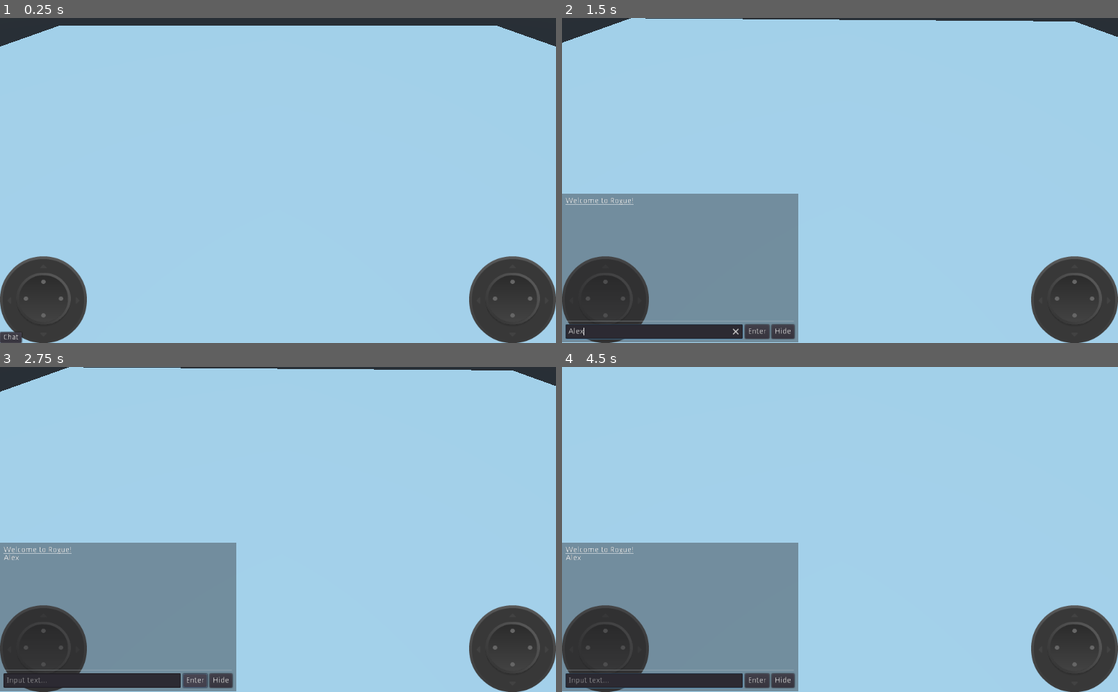
Above: before the commit, frames 1-4 (two rows, left to right).
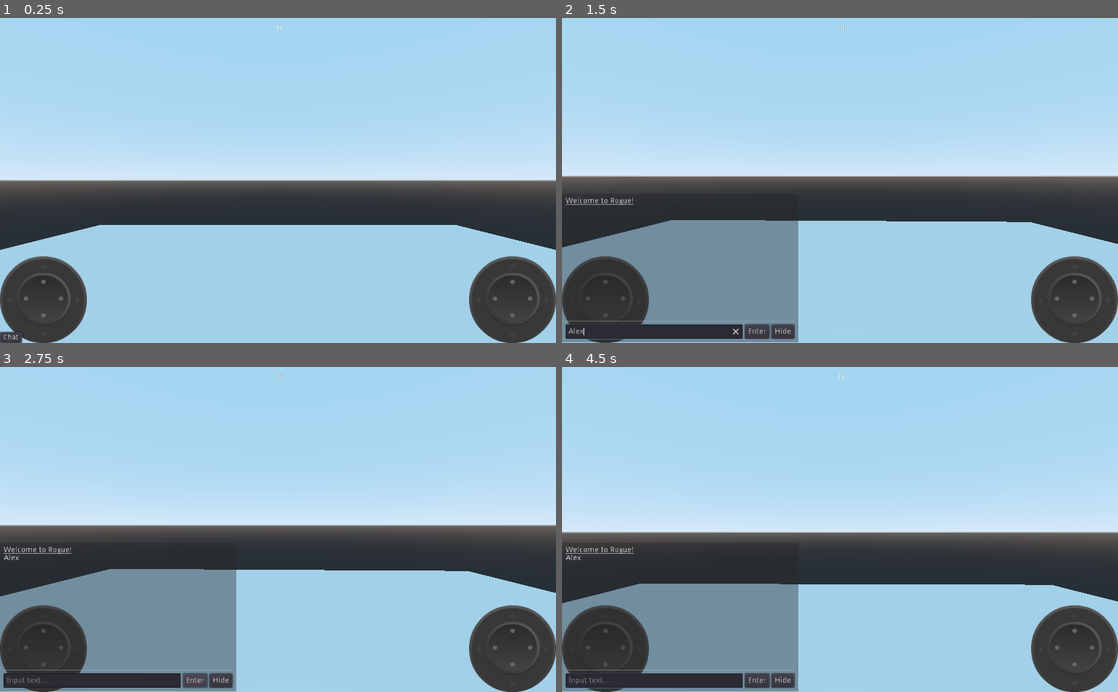
Above: after the commit, the same moments.

Repository: ClarkThyLord/Rogue
Game: Godot game, scene res://World.tscn
Same seed, same stepped clock (60 frames per second), same inputs: the game is played once before the commit and once after it.
Inputs (mouse positions are in pixels of both pictures, inside the frame that each line leads up to):
- Up to frame 1 (0.25 s): no input
- Up to frame 2 (1.5 s): click "Chat" at 0.5 s; click (656, 330) at 1.27 s; type "Alex" at 1.35 s
- Up to frame 3 (2.75 s): click "Enter" at 2 s
- Up to frame 4 (4.5 s): click "Enter" at 2.75 s; click "Hide" at 3.5 s; tap Enter at 4.25 s; move the mouse to (867, 529) at 4.27 s; hold Up (player_forward) from 4.28 s (still down); tap ` (chat_open) at 4.35 s; click (867, 529) at 4.42 s

The runs differ from the first frame. In frame 1, 28% of the frame differs, in the area x 0-100%, y 0-72%; in frame 2, 26%; in frame 3, 26%; in frame 4, 27%.

Commit message:
some work on Compass
Clark was here :V

Diff:
--- a/World.tscn
+++ b/World.tscn
@@ -21,4 +21,4 @@
 shape = SubResource( 2 )
 
 [node name="Player" parent="." instance=ExtResource( 1 )]
-transform = Transform( 1, 0, 0, 0, 0.707107, 0.707107, 0, -0.707107, 0.707107, 0, 5, 5 )
+transform = Transform( -1, 0, -8.74228e-008, 0, 1, 0, 8.74228e-008, 0, -1, 0, 5, -6 )
--- a/src/HUD/HUD.tscn
+++ b/src/HUD/HUD.tscn
@@ -1,9 +1,10 @@
-[gd_scene load_steps=6 format=2]
+[gd_scene load_steps=7 format=2]
 
 [ext_resource path="res://src/VirtualJoystick/VirtualJoystick.tscn" type="PackedScene" id=1]
 [ext_resource path="res://assets/VirtualJoysticks/dark/base.png" type="Texture" id=2]
 [ext_resource path="res://assets/VirtualJoysticks/dark/top.png" type="Texture" id=3]
-[ext_resource path="res://src/HUD/components/Chat/Chat.tscn" type="PackedScene" id=4]
+[ext_resource path="res://src/Compass/Compass.tscn" type="PackedScene" id=4]
+[ext_resource path="res://src/HUD/components/Chat/Chat.tscn" type="PackedScene" id=5]
 
 [sub_resource type="GDScript" id=1]
 script/source = "extends Control
@@ -15,6 +16,8 @@
 onready var Chat := $Base/Chat
 onready var ChatToggle : Button = $Base/ChatToggle
 
+onready var Compass := $Game/Compass
+
 onready var VirtualControls : Control = $VirtualControls
 onready var VJSLeft := $VirtualControls/VirtualJoystickL
 onready var VJSRight := $VirtualControls/VirtualJoystickR
@@ -24,6 +27,11 @@
 func _ready(): VirtualControls.visible = OS.has_touchscreen_ui_hint() or true
 
 func _input(event): if Input.is_action_just_released('chat_open') and not get_node('/root/HUD').is_chatting(): toggle_chat()
+
+
+# Compass
+func set_orientation(orientation : int) -> void: Compass.Orientation = orientation
+
 
 # Chat
 func is_chatting() -> bool: return Chat.visible
@@ -75,6 +83,14 @@
 anchor_bottom = 1.0
 mouse_filter = 1
 
+[node name="Compass" parent="Game" instance=ExtResource( 4 )]
+anchor_left = 0.5
+anchor_right = 0.5
+anchor_bottom = 0.0
+margin_left = -200.0
+margin_right = 200.0
+margin_bottom = 32.0
+
 [node name="Base" type="Control" parent="."]
 editor/display_folded = true
 anchor_right = 1.0
--- a/src/Player.tscn
+++ b/src/Player.tscn
@@ -36,7 +36,8 @@
 			rotation.y += deg2rad(event.relative.normalized().x * ViewingSpeed * -1)
 
 func _process(delta):
-	print(rad2deg(global_transform.basis.get_euler().y) + 180)
+	get_node('/root/HUD').set_orientation(abs(rad2deg(global_transform.basis.get_euler().y) - 180))
+
 	if not get_node('/root/HUD').is_chatting() and not Possessing:
 		var movement = Vector3()
 
Not shown: 1 places in src/HUD/HUD.tscn that only renumber resources
